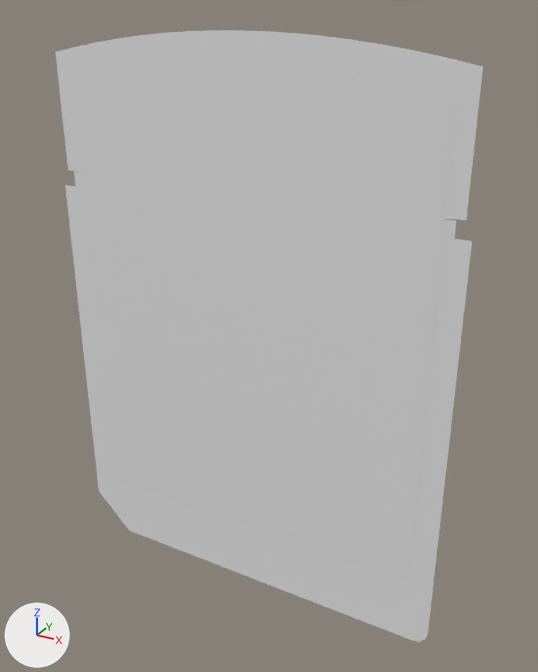
The OBJ model fork/floating-media/DATA/float_vita_gloss3.obj as it was, and as the next commit left it.
Camera for both pictures: a 50 mm camera at (1.11, -1.93, 0.98) aimed at (0.07, -0.04, 0.03). Every picture has the same lights, and +X, +Y and +Z are marked at lower left. The older version comes first. Where no turn or scale is listed for an object, it has been applied to the vertices.

The scene before the commit, as lines of its bpy script (objects in view):
```python
me_float_vita_gloss3 = bpy.data.meshes.new('float_vita_gloss3')
me_float_vita_gloss3.from_pydata(...)  # 58 vertices, 56 faces; spans x -0.68..0.68, y -0.09, z -0.93..0.93
ob_float_vita_gloss3 = bpy.data.objects.new('float_vita_gloss3', me_float_vita_gloss3)
ob_float_vita_gloss3.location = (0.0, 0.0, 0.0)
```
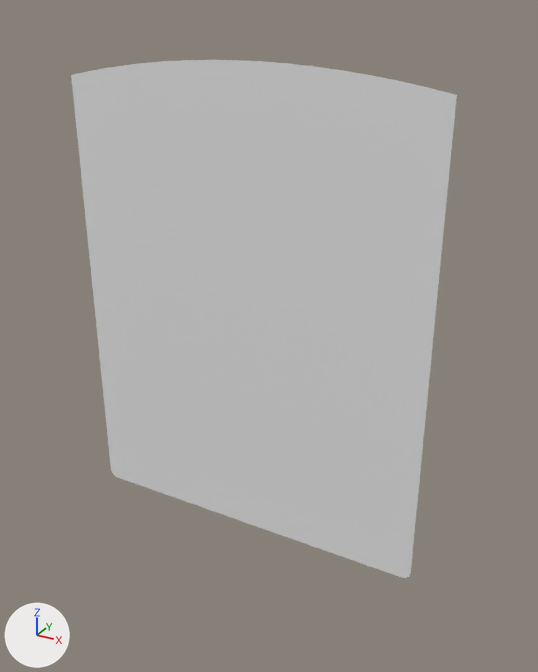
Patch to the scene script:
```diff
--- a/fork/floating-media/DATA/float_vita_gloss3.obj.py
+++ b/fork/floating-media/DATA/float_vita_gloss3.obj.py
@@ me_float_vita_gloss3 @@
 # used by ob_float_vita_gloss3; location = (0.0, 0.0, 0.0)
-me_float_vita_gloss3.from_pydata(...)  # 58 vertices, 56 faces; spans x -0.68..0.68, y -0.09, z -0.93..0.93
+me_float_vita_gloss3.from_pydata(...)  # 26 vertices, 25 faces; spans x -0.61..0.61, y -0.09, z -0.69..0.85
+# me_float_vita_gloss3 part 1: the loose piece of 32 vertices spanning x -0.68..0.68, y -0.09, z -0.93..0.93 is deleted
```

What differs and where, as boxes (x1, y1, x2, y2) in the pictures (538 x 672 px):
'float_vita_gloss3', reshaped (10% narrower, 15% shorter): before (55, 30, 483, 642); after (71, 60, 457, 578)
part 1 of me_float_vita_gloss3, deleted: before (55, 30, 483, 642)
